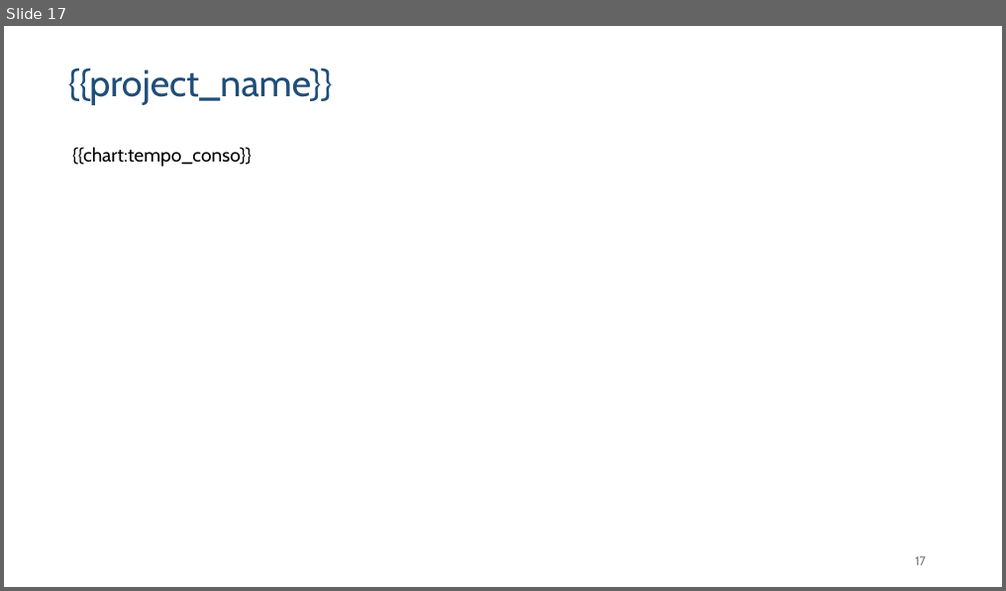
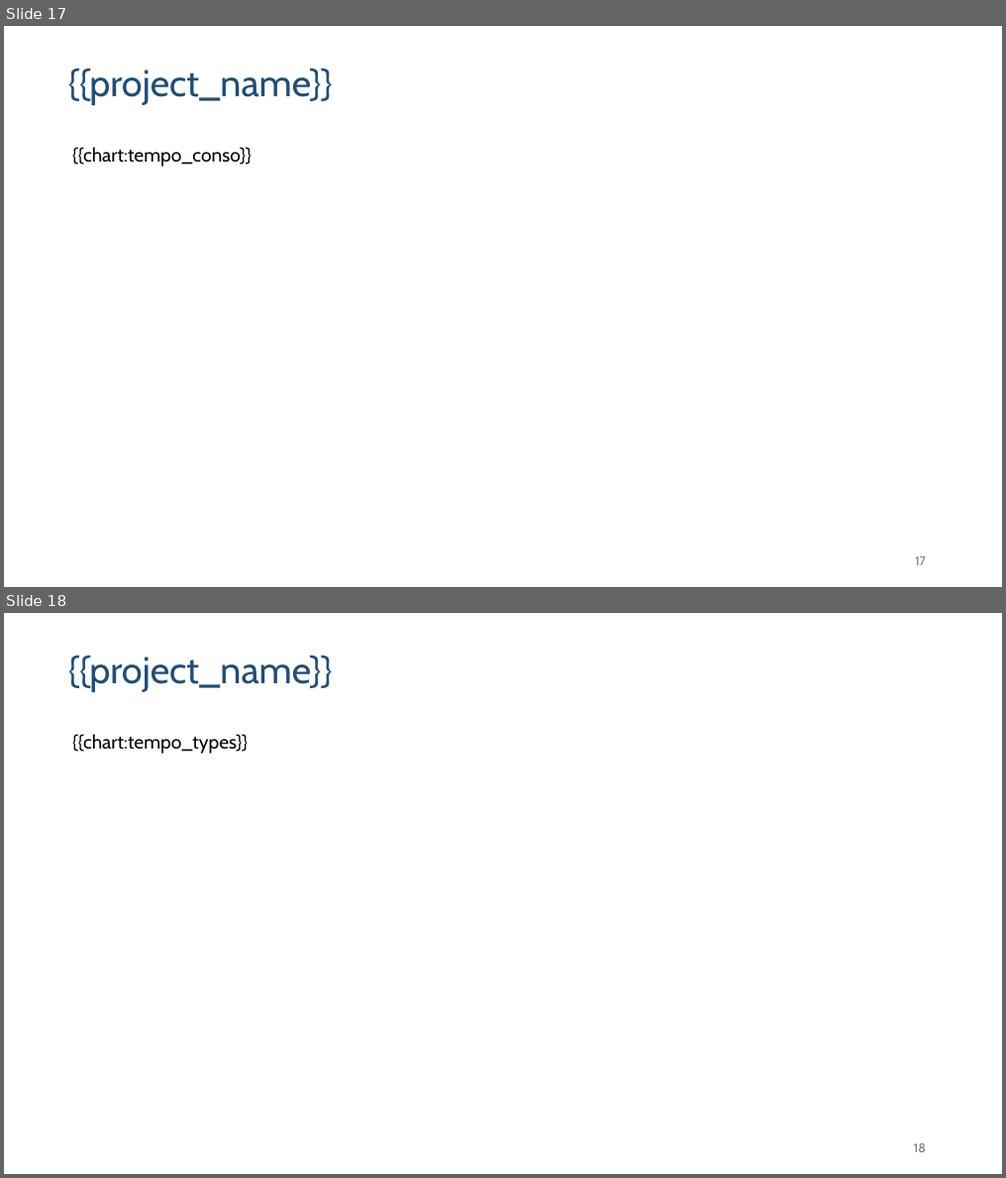
Before and after one commit to gbrieux/coach-jira, a slide deck: templates/template.pptx. Shown one above the other, each under a label of ours: slide 17 before the commit, slides 17 and 18 after it. The pictures are 1006x591 and 1006x1178 pixels, drawn with LibreOffice and Linux fonts; fonts in the diff are those of the drawing. Boxes give left, top, right and bottom in pixels: in the first picture for what was removed or moved away, otherwise in the second. Text is boxed around its words. In the diff, an @@ line names an element or a change of style, - is before the commit and + after.

```diff
--- a/templates/template.pptx
+++ b/templates/template.pptx
@@ slide 18 added at box(4, 613, 1002, 1174), background #FFFFFF @@
@@ text added at box(68, 655, 333, 692), 36 pt, text #1F4E79 @@
+{{project_name}}
@@ text added at box(72, 734, 248, 754), 18.3 pt, text #000000 @@
+{{chart:tempo_types}}
@@ text added at box(914, 1144, 926, 1153), 12 pt, text #797979 @@
+18
```
Also in this commit, not shown: 6 slides changed, 10 other files.
